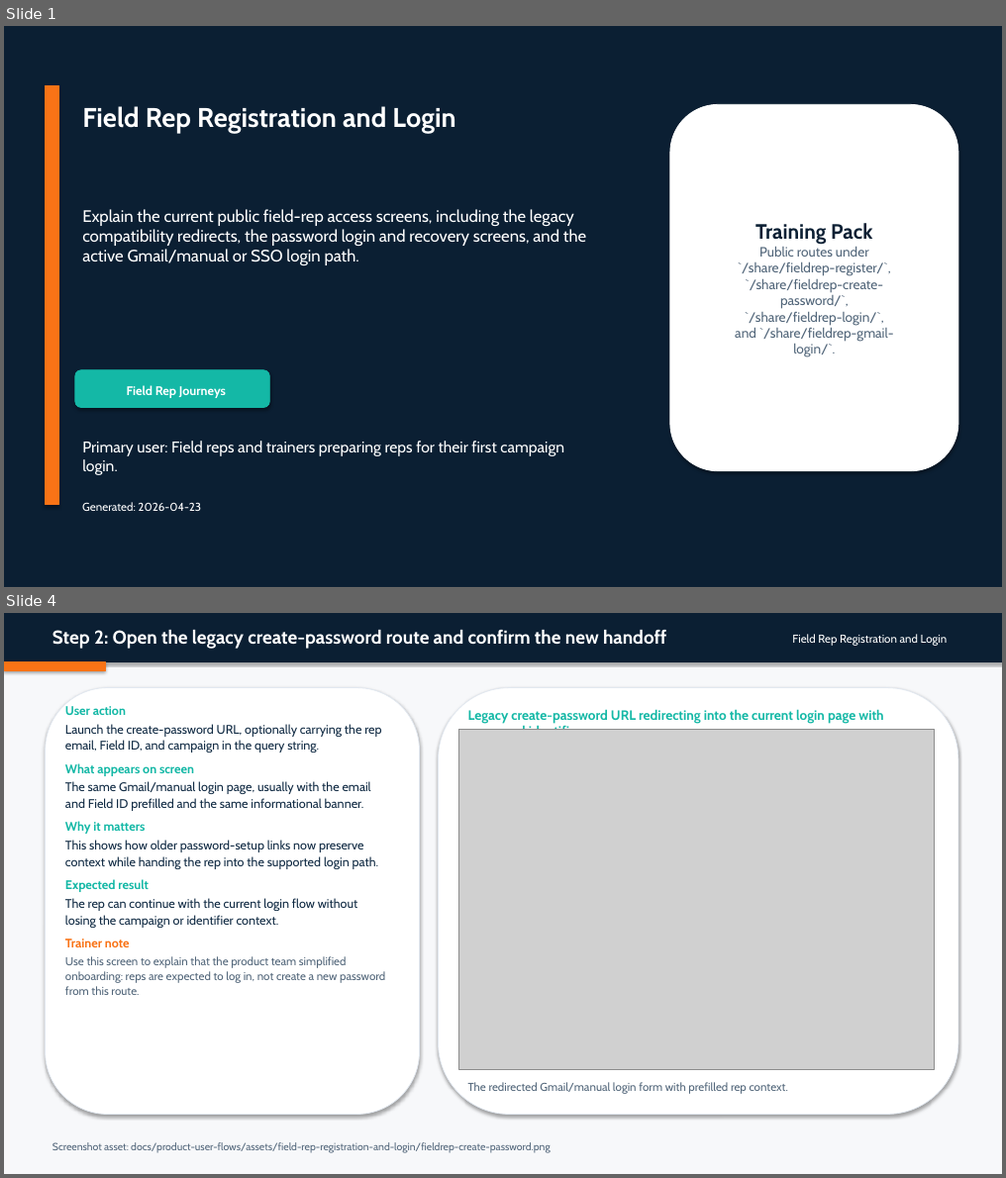
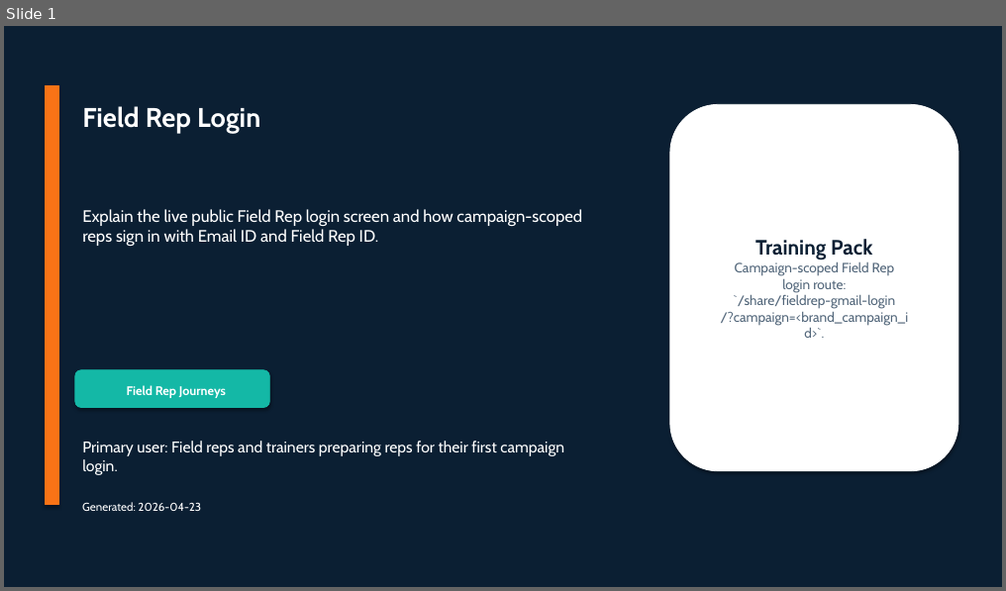
Before and after one commit to admin-masters/inclinic-education-system, a slide deck: output/doc/user-flow-decks/06-field-rep-registration-and-login.pptx. Shown one above the other, each under a label of ours: slides 1 and 4 before the commit, slide 1 after it; the slides between them are not shown. The pictures are 1006x1178 and 1006x591 pixels, drawn with LibreOffice and Linux fonts; fonts in the diff are those of the drawing; grey boxes stand for pictures. Boxes give left, top, right and bottom in pixels: in the first picture for what was removed or moved away, otherwise in the second. Text is boxed around its words. In the diff, an @@ line names an element or a change of style, - is before the commit and + after.

Commit message:
simplify field rep login and doctor addition docs

```diff
--- a/output/doc/user-flow-decks/06-field-rep-registration-and-login.pptx
+++ b/output/doc/user-flow-decks/06-field-rep-registration-and-login.pptx
@@ slide 4 removed at [4, 613, 1002, 1174], background #F7F8FA @@
@@ rectangle removed at [4, 613, 1002, 662] @@
@@ text removed at [53, 629, 666, 649] @@
-Step 2: Open the legacy create-password route and confirm the new handoff
@@ text removed at [792, 634, 947, 646] @@
-Field Rep Registration and Login
@@ rectangle removed at [4, 662, 105, 670] @@
@@ rounded rectangle removed at [46, 688, 420, 1115] @@
@@ rounded rectangle removed at [439, 688, 958, 1115] @@
@@ text removed at [65, 706, 385, 995] @@
-User action
-Launch the create-password URL, optionally carrying the rep email, Field ID, and campaign in the query string.
-What appears on screen
-The same Gmail/manual login page, usually with the email and Field ID prefilled and the same informational banner.
-Why it matters
-This shows how older password-setup links now preserve context while handing the rep into the supported login path.
-Expected result
-The rep can continue with the current login flow without losing the campaign or identifier context.
-Trainer note
-Use this screen to explain that the product team simplified onboarding: reps are expected to log in, not create a new password from this route.
@@ picture removed at [459, 729, 935, 1069] @@
@@ text removed at [468, 709, 883, 730] @@
-Legacy create-password URL redirecting into the current login page with preserved identifiers.
@@ text removed at [468, 1082, 788, 1094] @@
-The redirected Gmail/manual login form with prefilled rep context.
@@ text removed at [53, 1143, 550, 1154] @@
-Screenshot asset: docs/product-user-flows/assets/field-rep-registration-and-login/fieldrep-create-password.png
@@ slide 1 changed as well @@
@@ text at [82, 106, 260, 133]: text changed @@
-Field Rep Registration and Login
+Field Rep Login
@@ text at [82, 209, 582, 246]: text changed @@
-Explain the current public field-rep access screens, including the legacy compatibility redirects, the password login and recovery screens, and the active Gmail/manual or SSO login path.
+Explain the live public Field Rep login screen and how campaign-scoped reps sign in with Email ID and Field Rep ID.
@@ text in rounded rectangle at [721, 262, 909, 338]: text changed @@
-Public routes under
-`/share/fieldrep-register/`,
-`/share/fieldrep-create-
-password/`,
-`/share/fieldrep-login/`,
-and `/share/fieldrep-gmail-
-login/`.
+Campaign-scoped Field Rep
+login route:
+`/share/fieldrep-gmail-login
+/?campaign=<brand_campaign_i
+d>`.
```
Also in this commit, not shown: 5 other slides changed, 2 other slides removed, 23 other files.
